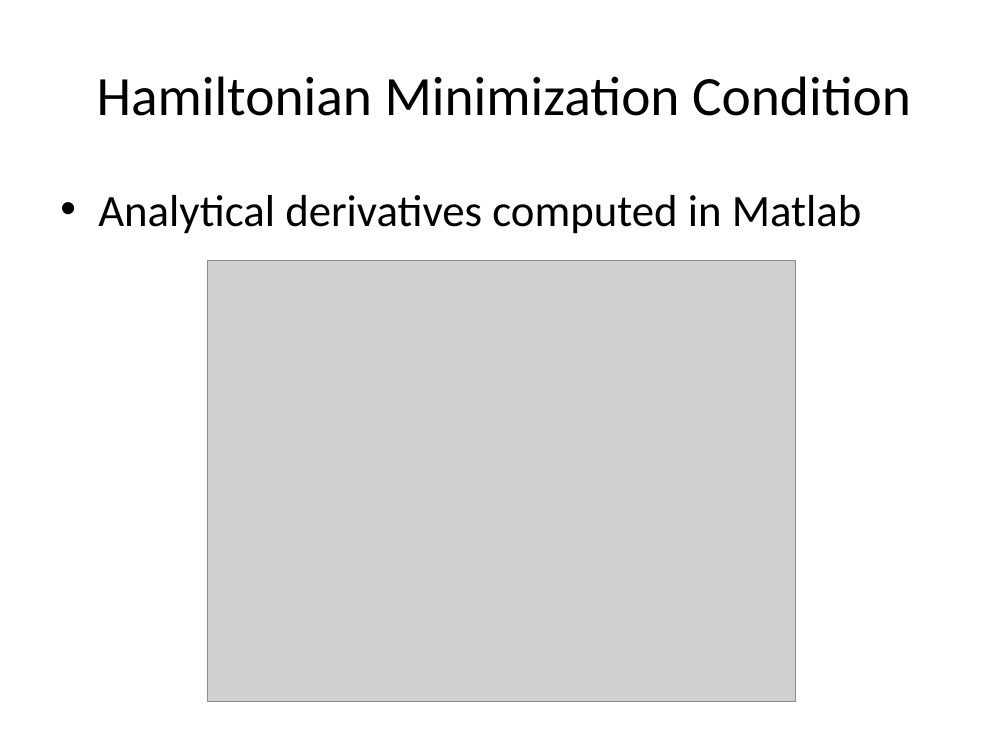
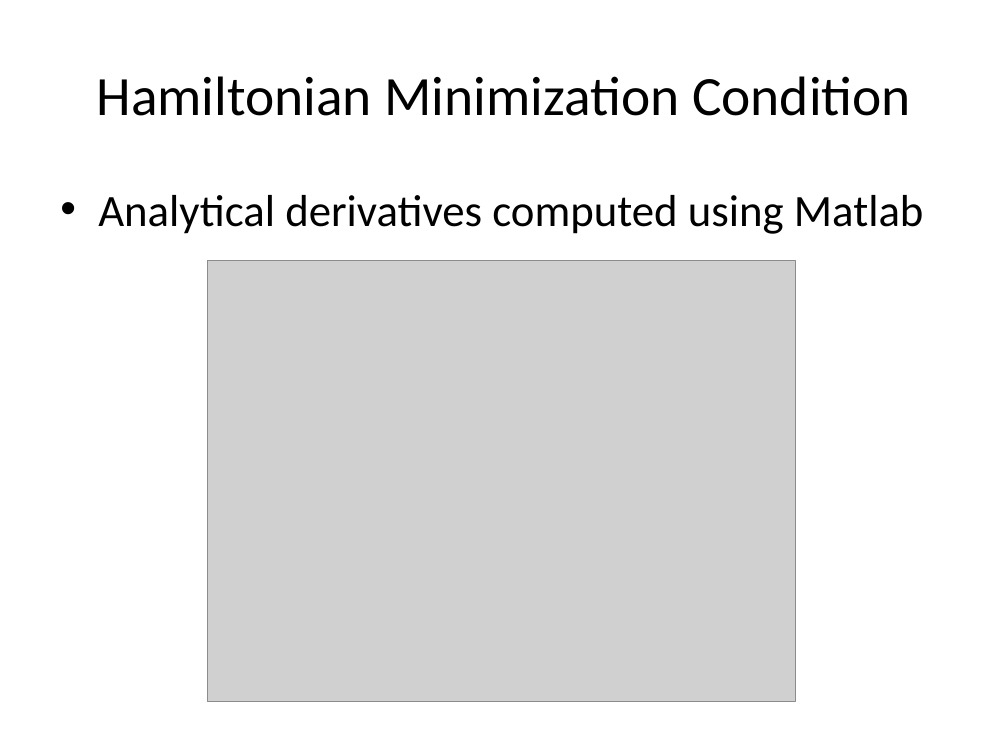
Before and after one commit to drivkin/Cubesat-Optimal-Control, a slide deck: slide 13 of Optimizing CubeSat Attitude Control.pptx. Drawn at 1008x756 pixels with LibreOffice and Linux fonts; fonts in the diff are those of the drawing; grey boxes stand for pictures. Boxes give left, top, right and bottom in pixels: in the first picture for what was removed or moved away, otherwise in the second. Text is boxed around its words. In the diff, an @@ line names an element or a change of style, - is before the commit and + after.

```diff
--- a/Optimizing CubeSat Attitude Control.pptx
+++ b/Optimizing CubeSat Attitude Control.pptx
@@ text at <box>98,195,924,234</box>: text changed @@
-• Analytical derivatives computed in Matlab
+• Analytical derivatives computed using Matlab
```
Also in this commit, not shown: 2 slides added, 1 slide removed, 25 other files.
